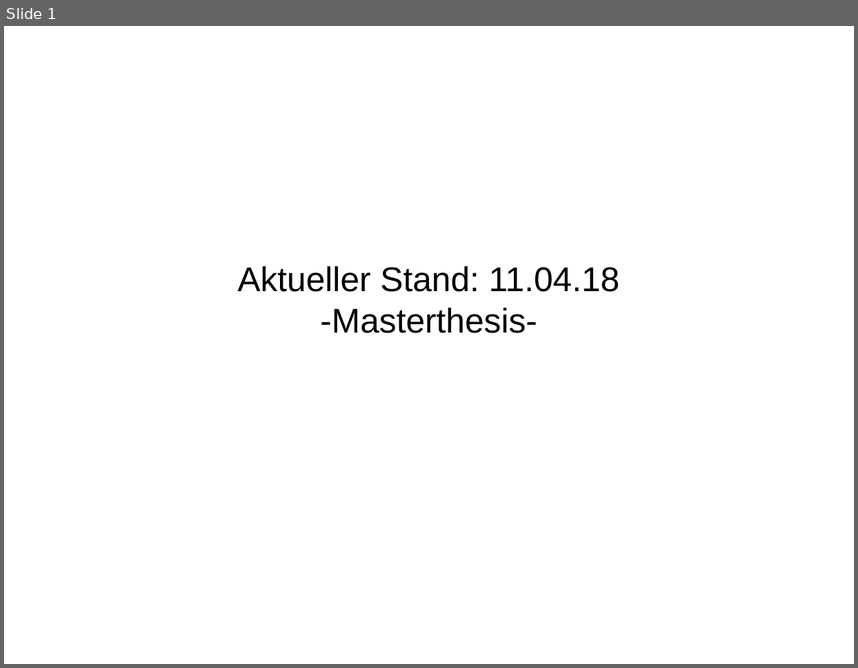
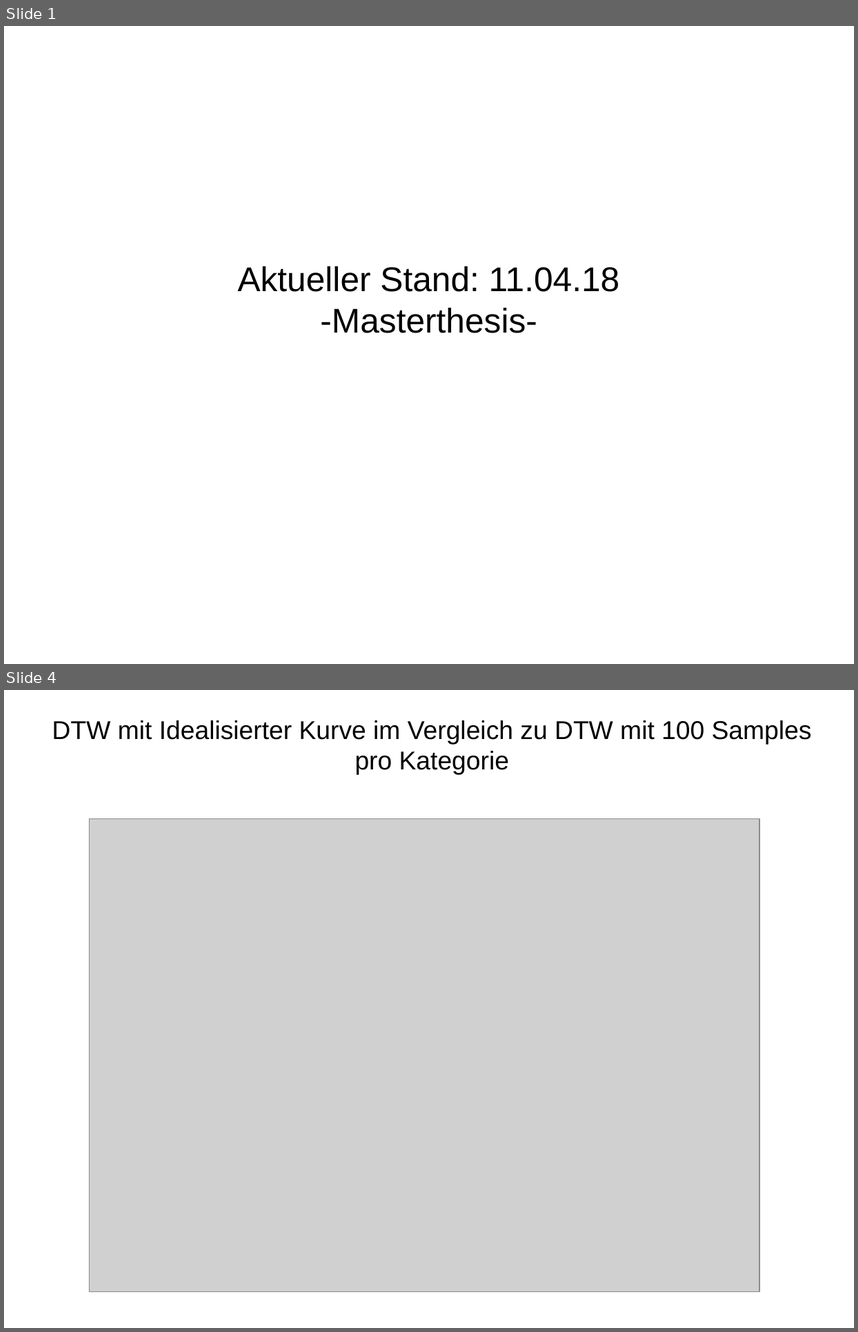
Before and after one commit to HannahSyrek/MTAnalysisOfCGMCurves, a slide deck: presentations/presentation_11_04_18.odp. Shown one above the other, each under a label of ours: slide 1 before the commit, slides 1 and 4 after it; the slides between them are not shown. The pictures are 858x668 and 858x1332 pixels, drawn with LibreOffice and Linux fonts; fonts in the diff are those of the drawing; grey boxes stand for pictures. Boxes give left, top, right and bottom in pixels: in the first picture for what was removed or moved away, otherwise in the second. Text is boxed around its words. In the diff, an @@ line names an element or a change of style, - is before the commit and + after.

```diff
--- a/presentations/presentation_11_04_18.odp
+++ b/presentations/presentation_11_04_18.odp
@@ slide 4 added at [4, 690, 854, 1328], background #FFFFFF @@
@@ title added at [52, 720, 812, 775], 24 pt, text #000000 @@
+DTW mit Idealisierter Kurve im Vergleich zu DTW mit 100 Samples pro Kategorie
@@ picture added at [89, 819, 760, 1292] @@
```
Also in this commit, not shown: 3 slides changed, 6 other slides added, 50 other files.
